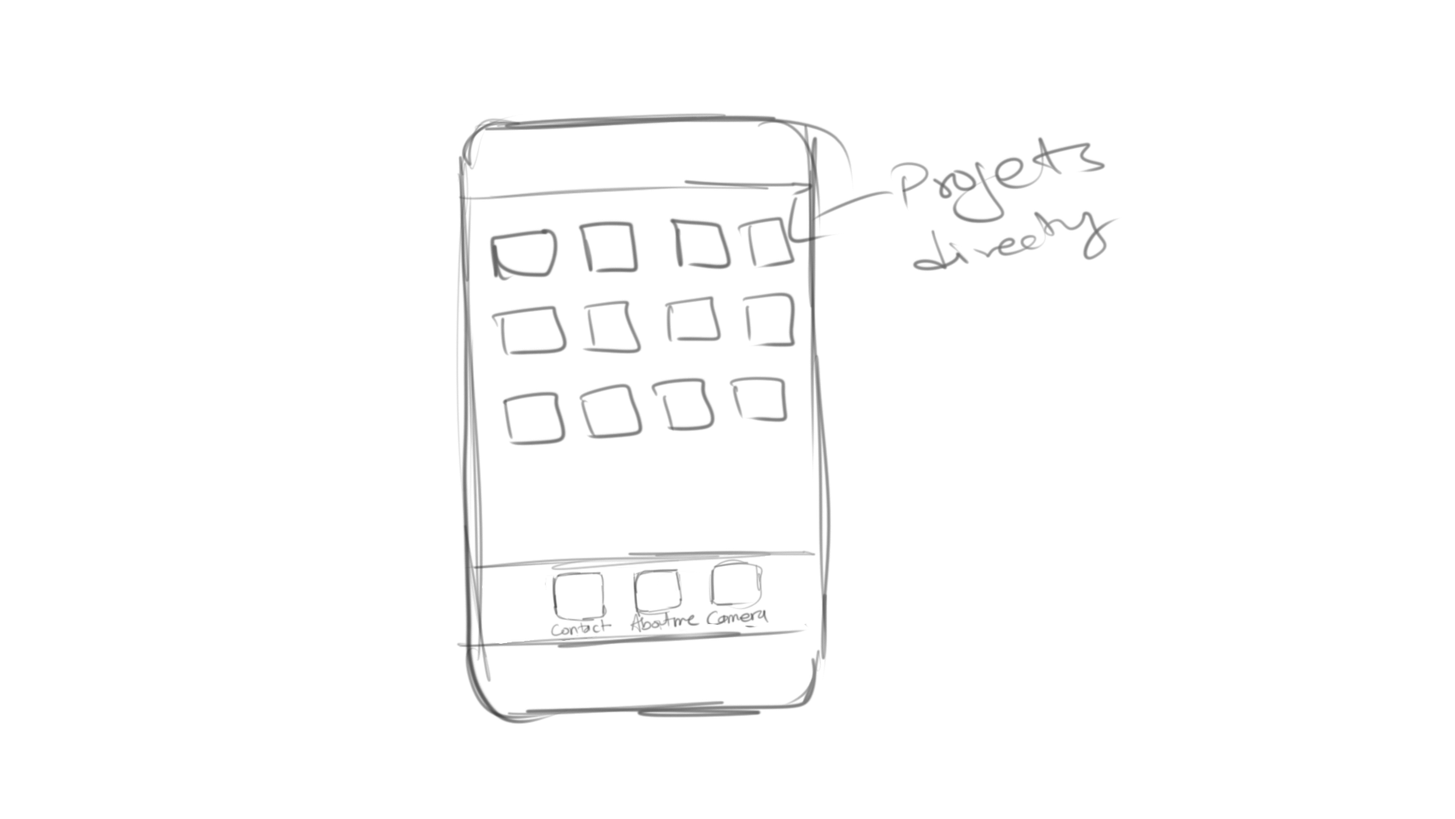
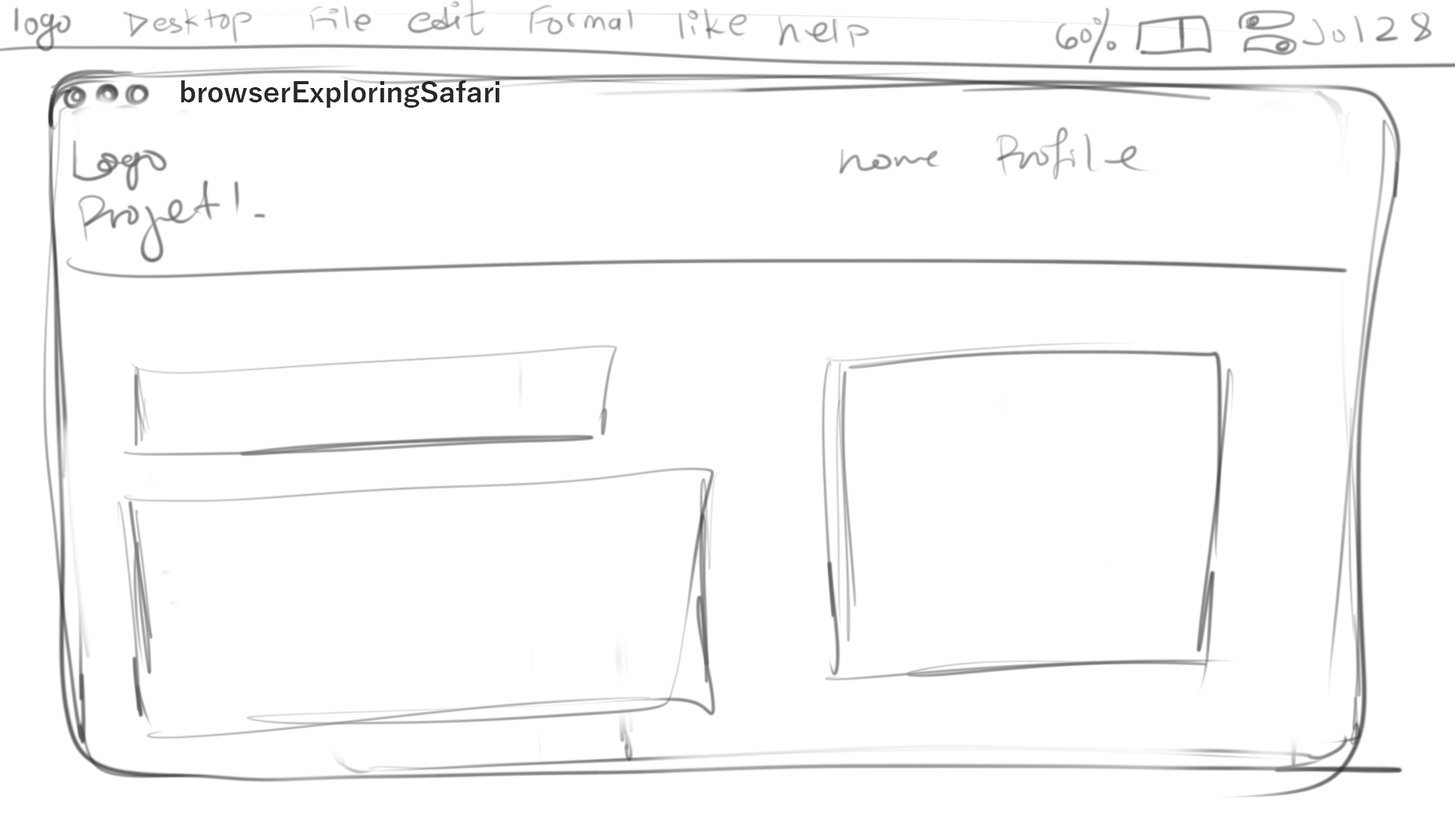
Revision of a layered 1455 × 819 image; what changed, layer by layer:
hid "mobile" over [455, 112, 1122, 725]
added layer "browserExploringSafari" in group "Artboard 1" over [181, 80, 500, 108]
showed "opening projects" over [0, 0, 1455, 799]
